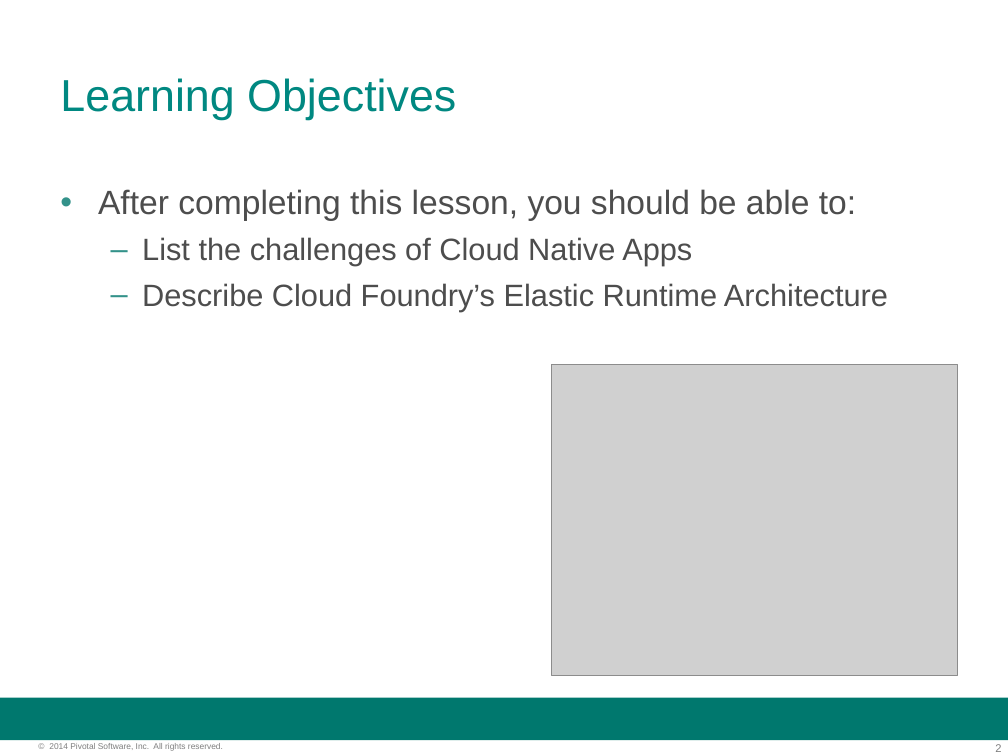
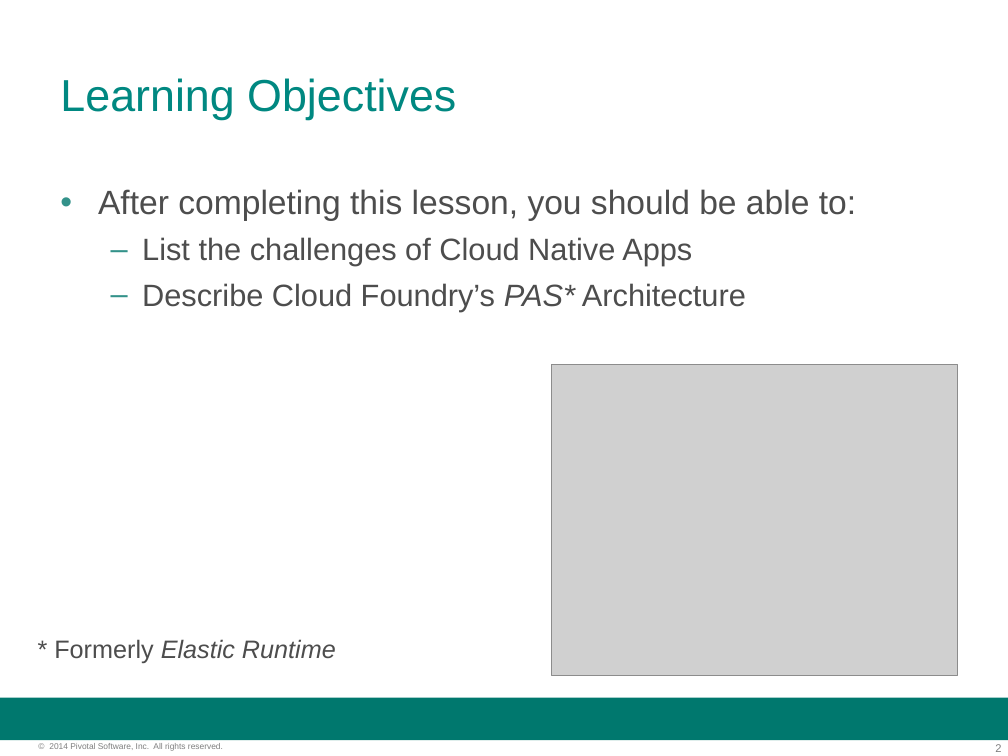
Before and after one commit to ptothpal/cf-developer-resources, a slide deck: slide 2 of slides/03-architecture.ppt. Drawn at 1008x756 pixels with LibreOffice and Linux fonts; fonts in the diff are those of the drawing; grey boxes stand for pictures; background and template pictures are left out. Boxes give left, top, right and bottom in pixels: in the first picture for what was removed or moved away, otherwise in the second. Text is boxed around its words. In the diff, an @@ line names an element or a change of style, - is before the commit and + after.

```diff
--- a/slides/03-architecture.ppt
+++ b/slides/03-architecture.ppt
@@ text at [142,283,746,311]: text changed @@
-  – Describe Cloud Foundry’s Elastic Runtime Architecture
+  – Describe Cloud Foundry’s PAS* Architecture
@@ text added at [54,639,336,663], 18 pt, text #4D4D4D, italic @@
+* Formerly Elastic Runtime
```
Also in this commit, not shown: 1 other slide changed, 2 other files.
